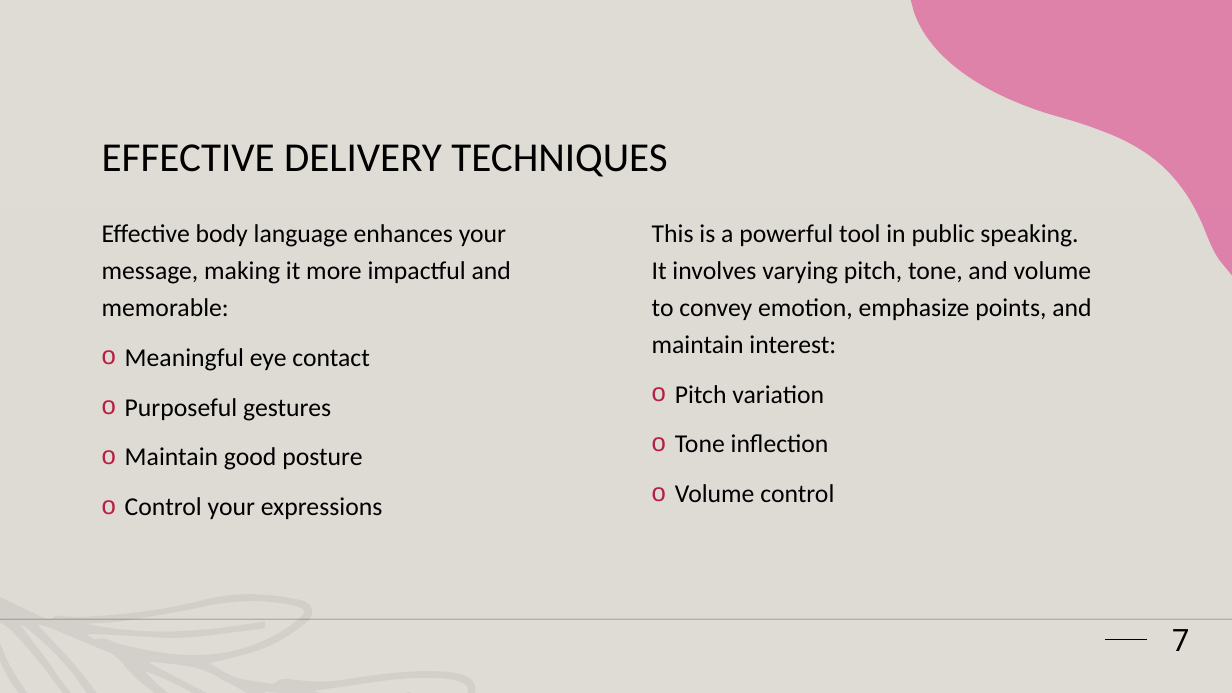
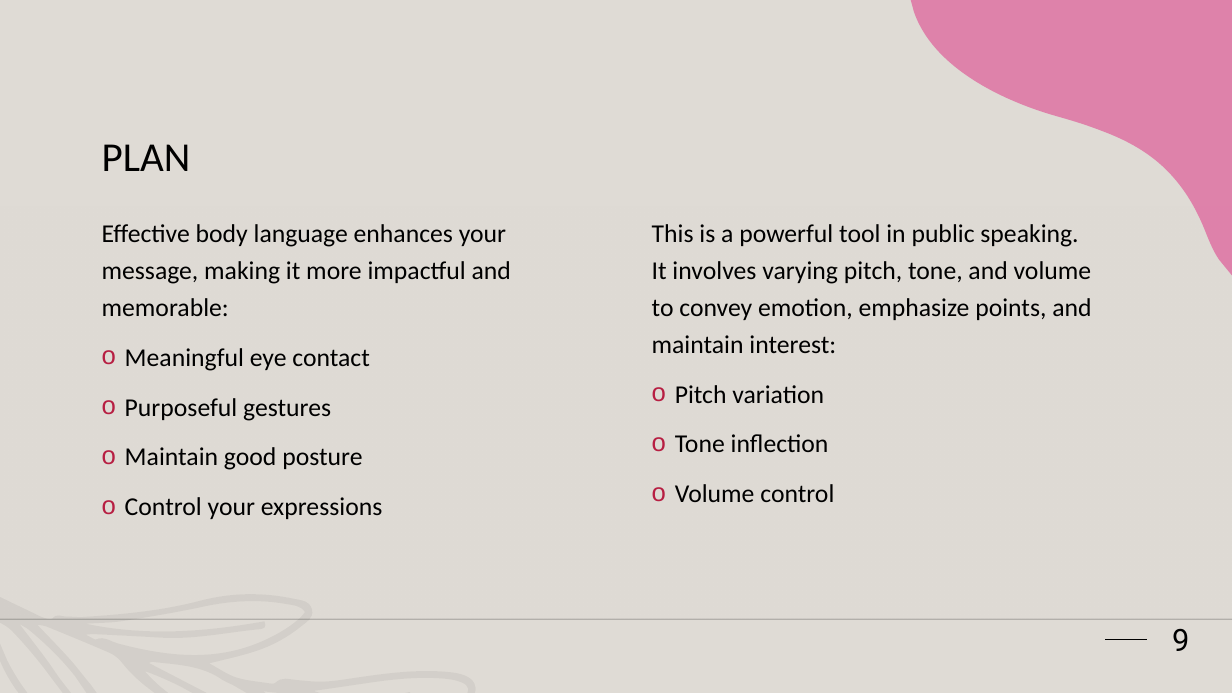
Before and after one commit to seli-hom/Unix-Final, a slide deck: slide 9 of Unix Presentation.pptx (slide 7 before the commit). Drawn at 1232x693 pixels with LibreOffice and Linux fonts; fonts in the diff are those of the drawing; background and template pictures are left out. Boxes give left, top, right and bottom in pixels: in the first picture for what was removed or moved away, otherwise in the second. Text is boxed around its words. In the diff, an @@ line names an element or a change of style, - is before the commit and + after.

```diff
--- a/Unix Presentation.pptx
+++ b/Unix Presentation.pptx
@@ title at bbox=[102, 144, 191, 171]: text changed @@
-EFFECTIVE DELIVERY TECHNIQUES
+PLAN
@@ page number at bbox=[1172, 628, 1189, 651]: text changed @@
-7
+9
```
Also in this commit, not shown: 2 other slides changed, 12 slides added, 5 slides removed.
